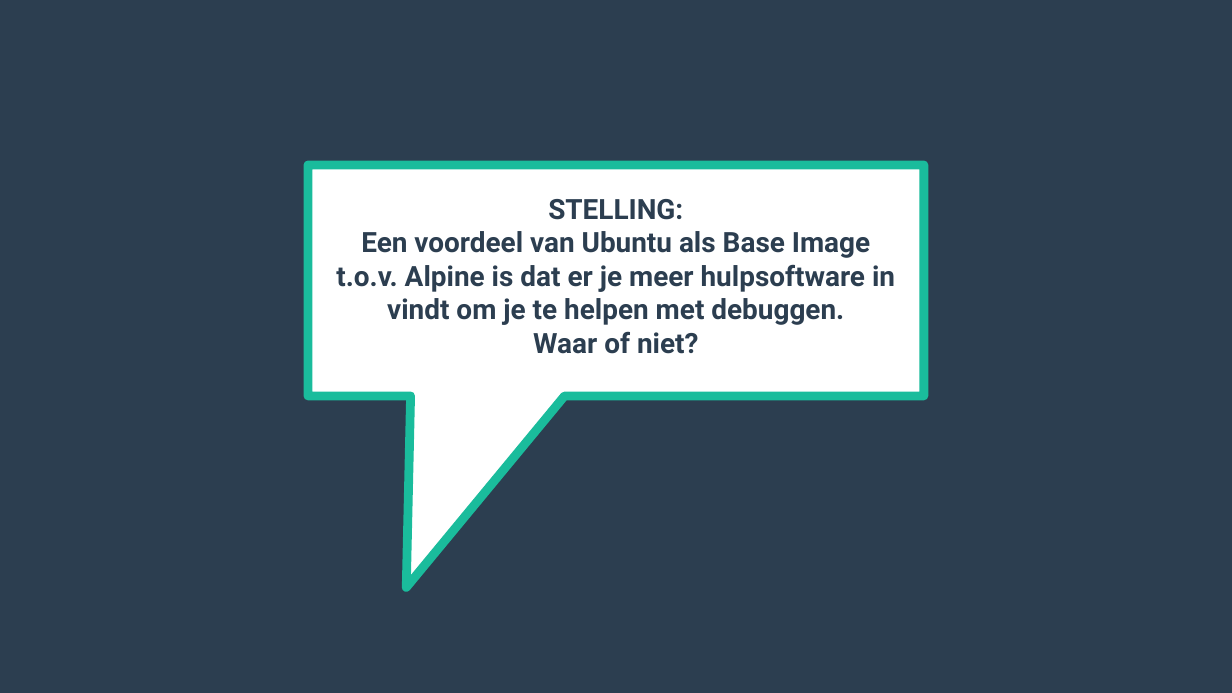
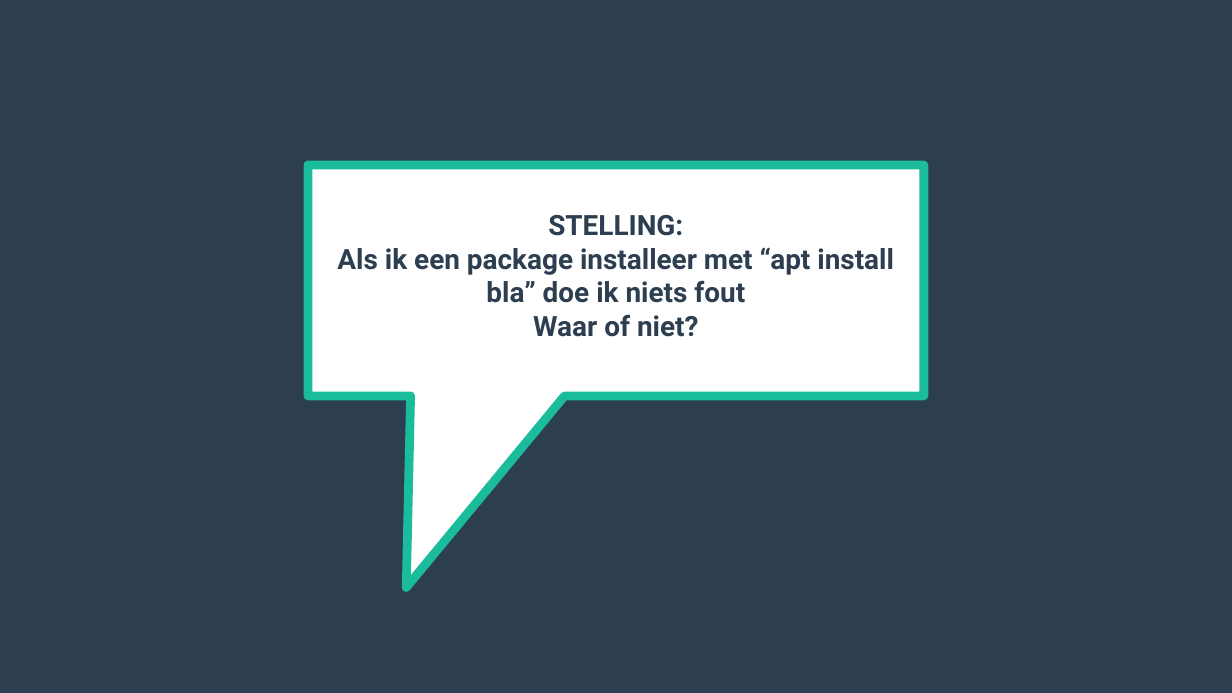
Before and after one commit to michaelvangastel/docker_basics, a slide deck: slide 42 of docker_basics.odp (slide 40 before the commit). Drawn at 1232x693 pixels with LibreOffice and Linux fonts; fonts in the diff are those of the drawing. Boxes give left, top, right and bottom in pixels: in the first picture for what was removed or moved away, otherwise in the second. Text is boxed around its words. In the diff, an @@ line names an element or a change of style, - is before the commit and + after.

```diff
--- a/docker_basics.odp
+++ b/docker_basics.odp
@@ title at (337, 215, 894, 337): text changed @@
-STELLING:
-Een voordeel van Ubuntu als Base Image t.o.v. Alpine is dat er je meer hulpsoftware in vindt om je te helpen met debuggen.
-Waar of niet?
+STELLING:
+Als ik een package installeer met “apt install bla” doe ik niets fout
+Waar of niet?
```
Also in this commit, not shown: 4 other slides changed, 2 slides added.
